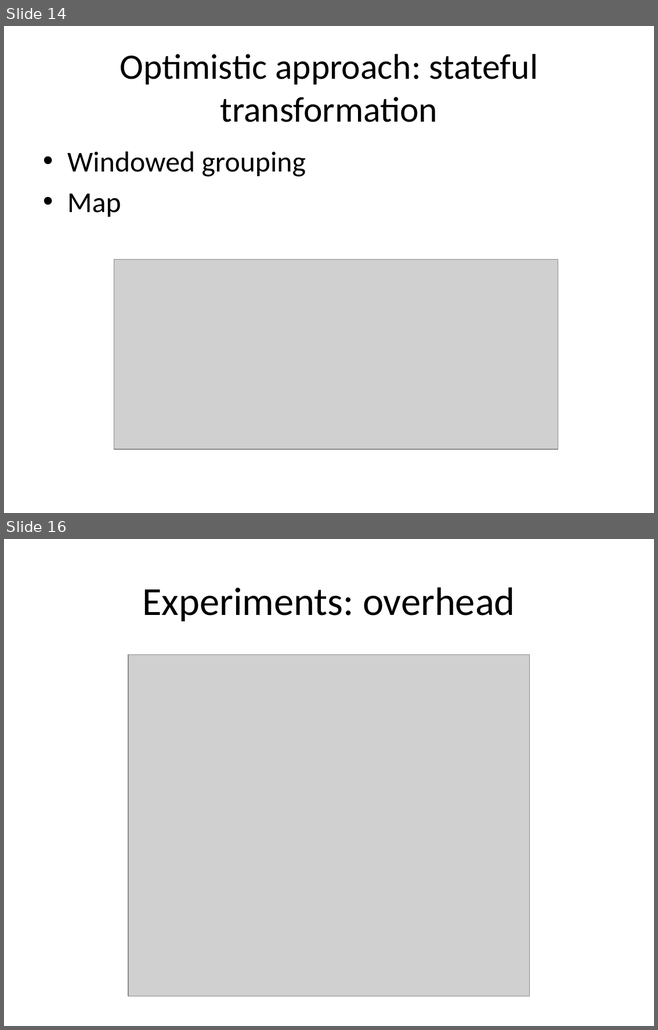
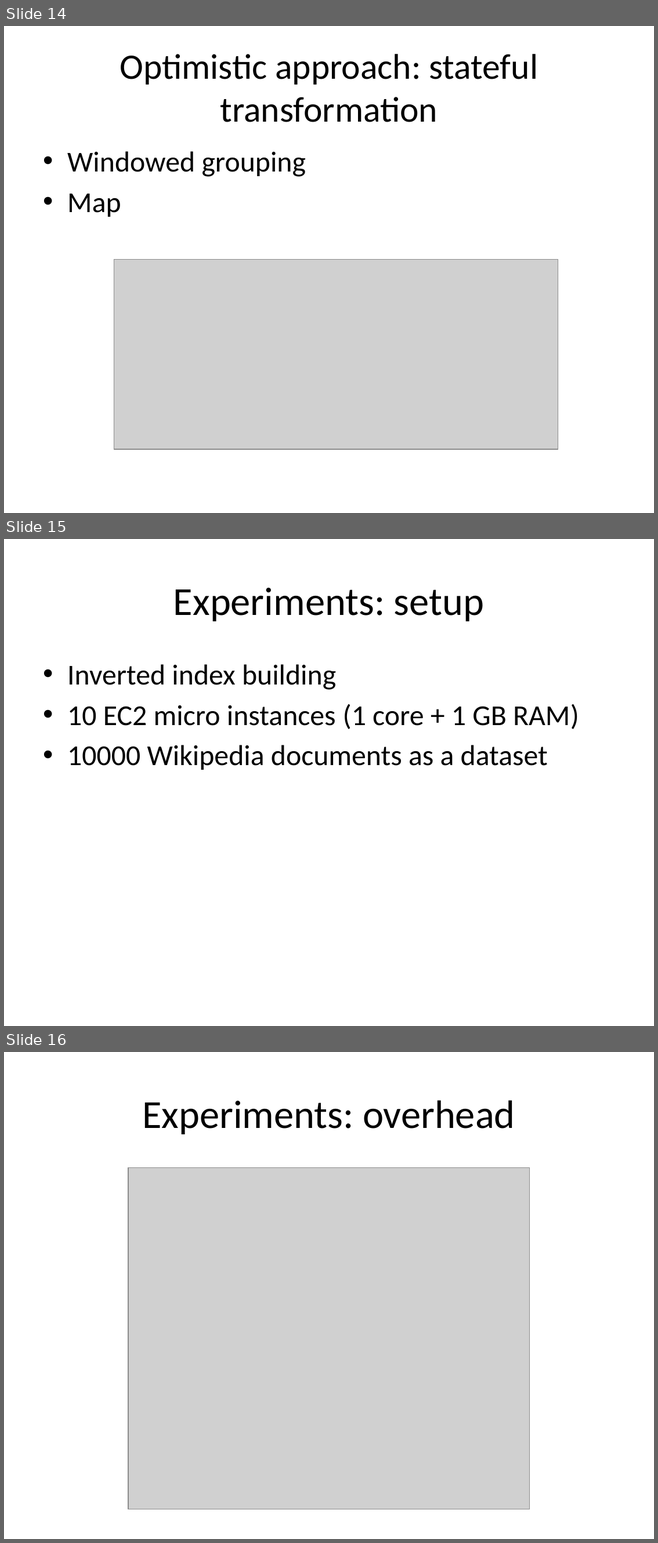
Before and after one commit to flame-stream/Papers, a slide deck: 2018/invalidation/slides.pptx. Shown one above the other, each under a label of ours: slides 14 and 16 before the commit, slides 14, 15 and 16 after it; the slides between them are not shown. The pictures are 658x1030 and 658x1543 pixels, drawn with LibreOffice and Linux fonts; fonts in the diff are those of the drawing; grey boxes stand for pictures. Boxes give left, top, right and bottom in pixels: in the first picture for what was removed or moved away, otherwise in the second. Text is boxed around its words. In the diff, an @@ line names an element or a change of style, - is before the commit and + after.

```diff
--- a/2018/invalidation/slides.pptx
+++ b/2018/invalidation/slides.pptx
@@ slide 15 added at (4,539,654,1026), background #FFFFFF @@
@@ title added at (173,588,484,621), 44 pt, text #000000 @@
+Experiments: setup
@@ text added at (67,664,579,770), 32 pt, text #000000 @@
+• Inverted index building
+• 10 EC2 micro instances (1 core + 1 GB RAM)
+• 10000 Wikipedia documents as a dataset
```
Also in this commit, not shown: 1 slide changed, 1 other slide added.
